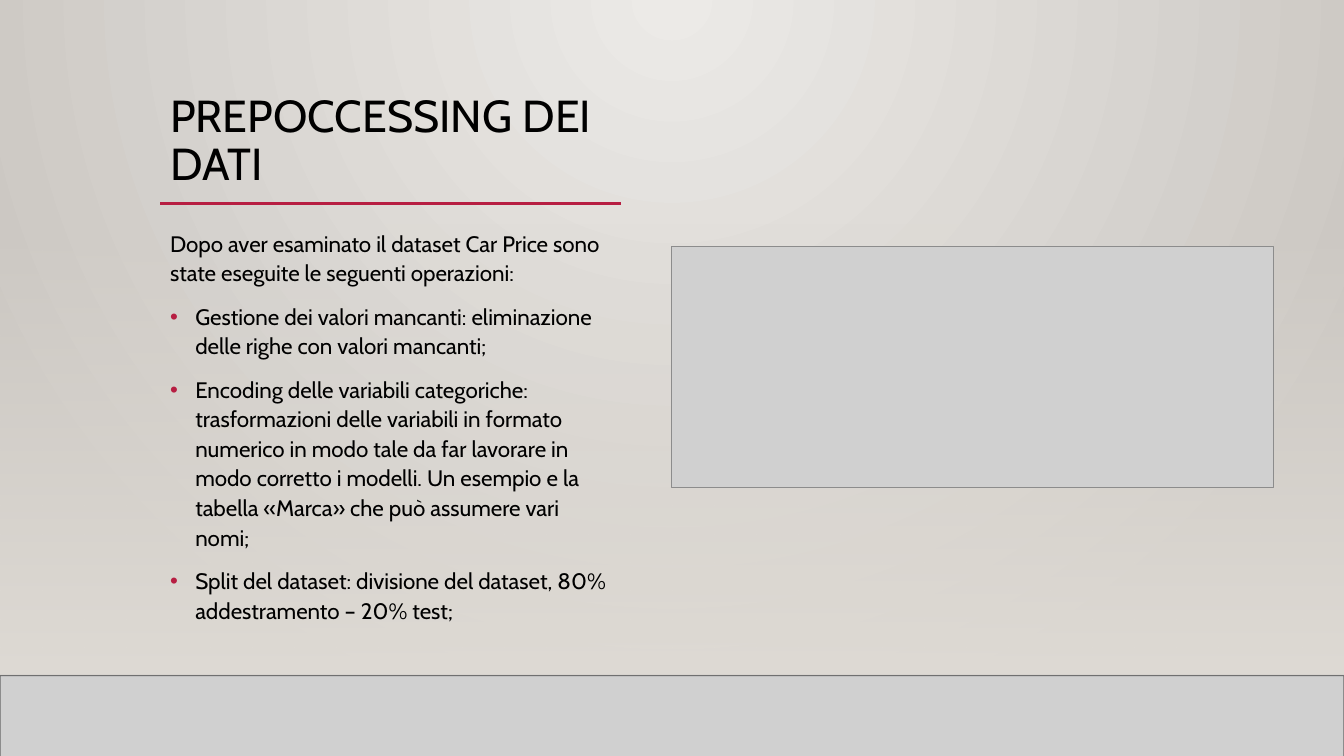
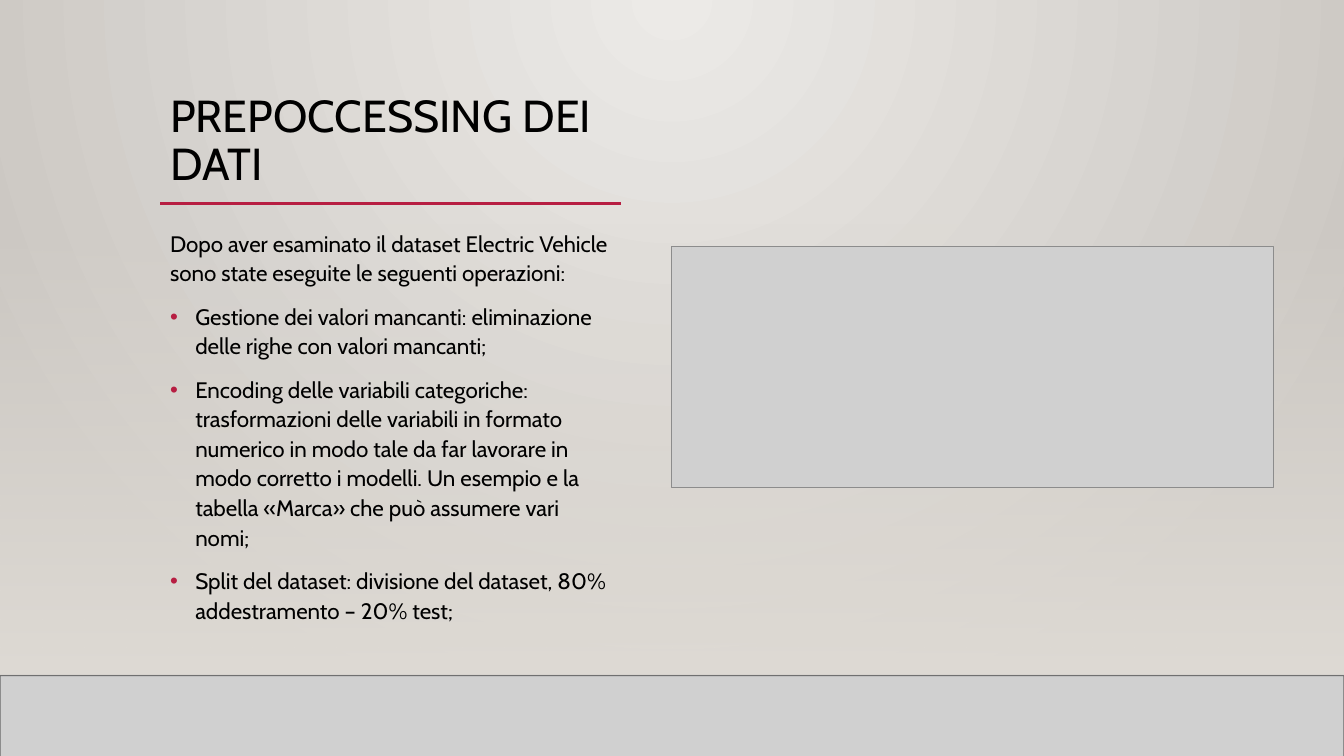
Before and after one commit to Antox003/Elettric_car, a slide deck: slide 5 of Documents/Autonomia auto elettriche.pptx. Drawn at 1344x756 pixels with LibreOffice and Linux fonts; fonts in the diff are those of the drawing; grey boxes stand for pictures; background and template pictures are left out. Boxes give left, top, right and bottom in pixels: in the first picture for what was removed or moved away, otherwise in the second. Text is boxed around its words. In the diff, an @@ line names an element or a change of style, - is before the commit and + after.

```diff
--- a/Documents/Autonomia auto elettriche.pptx
+++ b/Documents/Autonomia auto elettriche.pptx
@@ text at bbox=[170, 235, 607, 287]: text changed @@
-Dopo aver esaminato il dataset Car Price sono state eseguite le seguenti operazioni:
+Dopo aver esaminato il dataset Electric Vehicle sono state eseguite le seguenti operazioni:
```
Also in this commit, not shown: 3 other slides changed, 1 other file.
